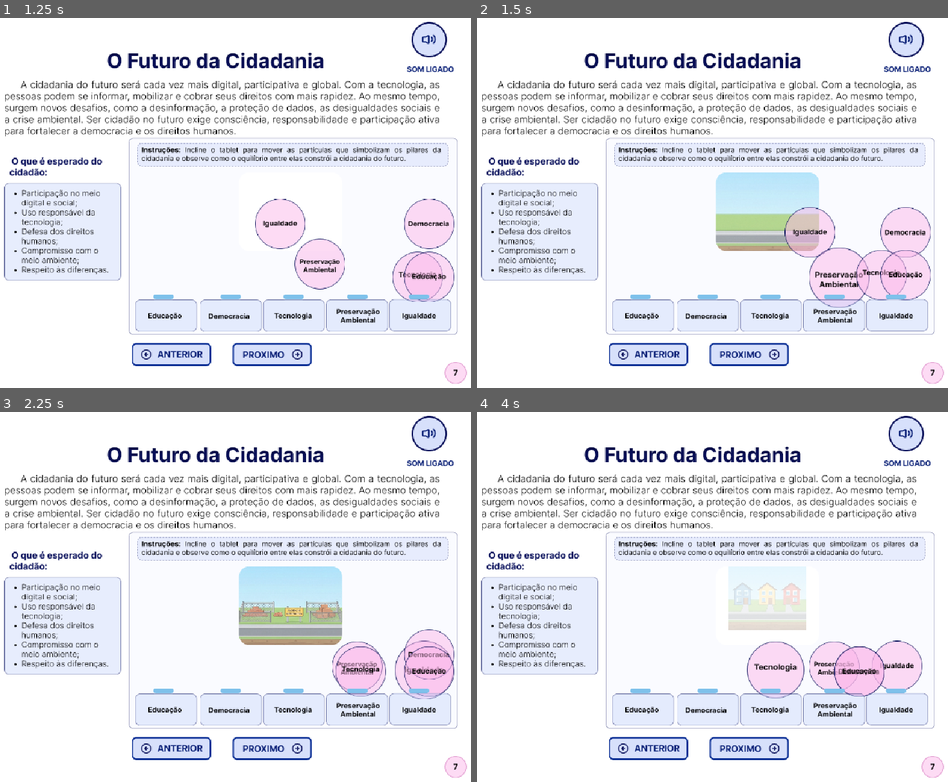
Above: before the commit, frames 1-4 (two rows, left to right).
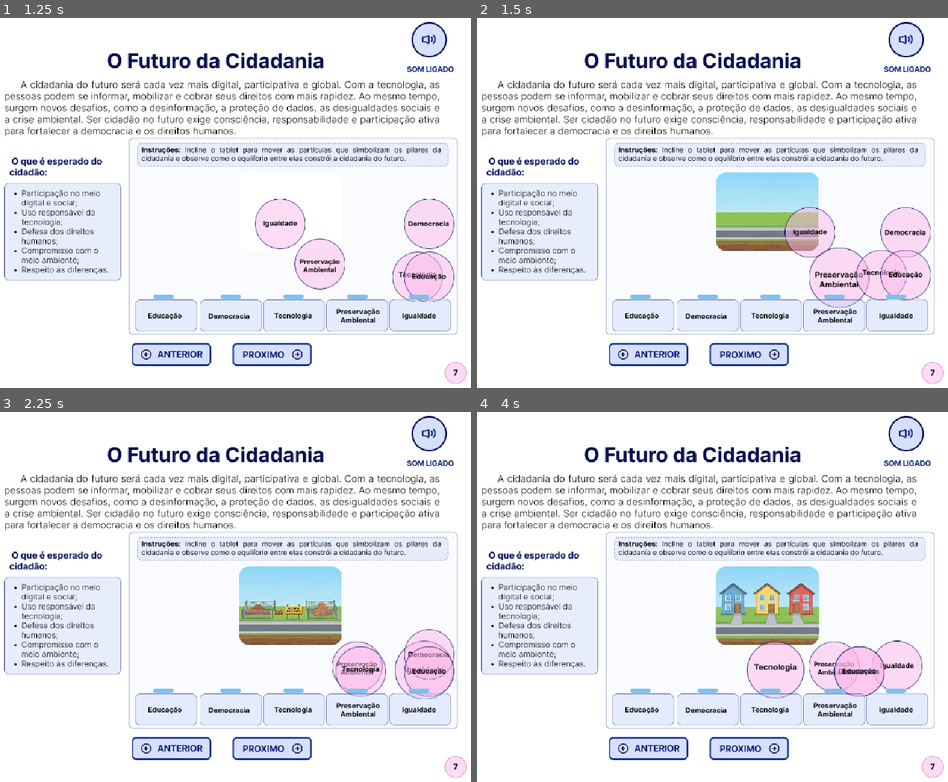
Above: after the commit, the same moments.

Repository: beatrizldsantos/ebook-direitos-e-cidadania
Game: Godot game, scene res://scenes/frame7_futuro.tscn
The game is run twice, just before and just after one commit, with the same random seed, the same clock (stepped at 60 frames per second) and the same inputs. This scene is started directly instead of the project's main scene. Video files are missing from this copy of the repository; at most half a second of black plays in their place.
Inputs (mouse positions are in pixels of both pictures, inside the frame that each line leads up to):
- Up to frame 1 (1.25 s): move the mouse to (334, 184) at 0.52 s; hold Right (ui_right) from 0.53 s (still down); click (334, 184) at 0.67 s
- Up to frame 2 (1.5 s): release Right (ui_right) at 1.25 s; drag from (594, 221) to (674, 280) at 1.27 s
- Up to frame 3 (2.25 s): move the mouse to (273, 511) at 2.02 s; hold Right (ui_right) from 2.03 s (still down)
- Up to frame 4 (4 s): release Right (ui_right) at 2.75 s; drag from (674, 674) to (542, 537) at 2.77 s; move the mouse to (853, 656) at 3.52 s; hold Left (ui_left) from 3.53 s (still down)

Frame 1 is identical in both runs. In frame 2, 4.1% of the frame differs, in the area x 50-73%, y 41-63%; in frame 3, 3.6%; in frame 4, 4.5%.

Commit message:
feat (frame 7): aprimora animação da cidade e fluxo do frame 7

Diff:
--- a/scripts/frame7_interacoes.gd
+++ b/scripts/frame7_interacoes.gd
@@ -8,8 +8,6 @@
 @onready var sfx_win = get_node_or_null("SFX_Win")
 
 var pairings = []
-# Structure: { "circle": Node, "target": Node, "locked": bool, "velocity": Vector2, "dragging": bool }
-
 var gravity = Vector2(0, 100)
 var restitution = 0.6
 var damping = 0.98
@@ -20,6 +18,10 @@
 var total_pilares = 5
 var is_finished = false
 var original_city_scale = Vector2.ONE
+
+var city_anim_playing = false
+var city_anim_speed = 3.0
+var city_anim_accum = 0.0
 
 func _ready():
 	if city_sprite:
@@ -59,10 +61,28 @@
 		msg_panel.modulate.a = 0
 
 	if btn_proximo:
+		btn_proximo.visible = true
 		btn_proximo.disabled = false
-		btn_proximo.visible = true
+
+func advance_city_stage(frame_idx):
+	if city_sprite:
+		if not city_sprite.visible:
+			city_sprite.visible = true
+			city_sprite.scale = Vector2.ZERO
+			var t = create_tween()
+			t.tween_property(city_sprite, "scale", original_city_scale, 0.3).set_trans(Tween.TRANS_BACK)
+
+		city_sprite.frame = frame_idx
+		var tween = create_tween()
+		tween.tween_property(city_sprite, "scale", original_city_scale * 1.05, 0.1).set_trans(Tween.TRANS_BACK)
+		tween.tween_property(city_sprite, "scale", original_city_scale, 0.1)
 
 func _process(delta):
+	if city_anim_playing and city_sprite:
+		city_anim_accum += delta * city_anim_speed
+		var frame_idx = int(city_anim_accum) % 5
+		city_sprite.frame = frame_idx
+
 	if is_finished:
 		return
 
@@ -78,8 +98,7 @@
 	var bounds = area_node.get_rect()
 
 	for p in pairings:
-		if p.locked:
-			continue
+		if p.locked: continue
 
 		var circle: TextureRect = p.circle
 
@@ -90,8 +109,6 @@
 			p.velocity += tilt
 
 			var new_pos = circle.position + p.velocity * delta
-
-
 			var c_size = circle.size * circle.scale
 
 			if new_pos.x < bounds.position.x:
@@ -104,7 +121,6 @@
 			if new_pos.y < bounds.position.y:
 				new_pos.y = bounds.position.y
 				p.velocity.y *= -restitution
-
 			elif new_pos.y + c_size.y > bounds.position.y + bounds.size.y:
 				new_pos.y = bounds.position.y + bounds.size.y - c_size.y
 				p.velocity.y *= -restitution
@@ -124,8 +140,7 @@
 		var c_center = circle.get_global_rect().get_center()
 		var t_center = target.get_global_rect().get_center()
 
-		var dist = c_center.distance_to(t_center)
-		if dist < 50.0:
+		if c_center.distance_to(t_center) < 50.0:
 			lock_piece(p)
 
 func lock_piece(p):
@@ -156,19 +171,10 @@
 		t.tween_interval(0.5)
 		t.tween_callback(finalize_game)
 
-func advance_city_stage(frame_idx):
-	if city_sprite:
-		city_sprite.visible = true
-		city_sprite.frame = frame_idx
-
-		city_sprite.scale = Vector2.ZERO
-		city_sprite.modulate.a = 0
-
-		var tween = create_tween()
-		tween.tween_property(city_sprite, "scale", original_city_scale, 0.3).set_ease(Tween.EASE_OUT).set_trans(Tween.TRANS_BACK)
-		tween.parallel().tween_property(city_sprite, "modulate:a", 1.0, 0.3)
-
 func finalize_game():
+	is_finished = true
+	city_anim_playing = true
+
 	if city_sprite:
 		var pulse = create_tween()
 		pulse.tween_property(city_sprite, "scale", original_city_scale * 1.1, 0.2)
